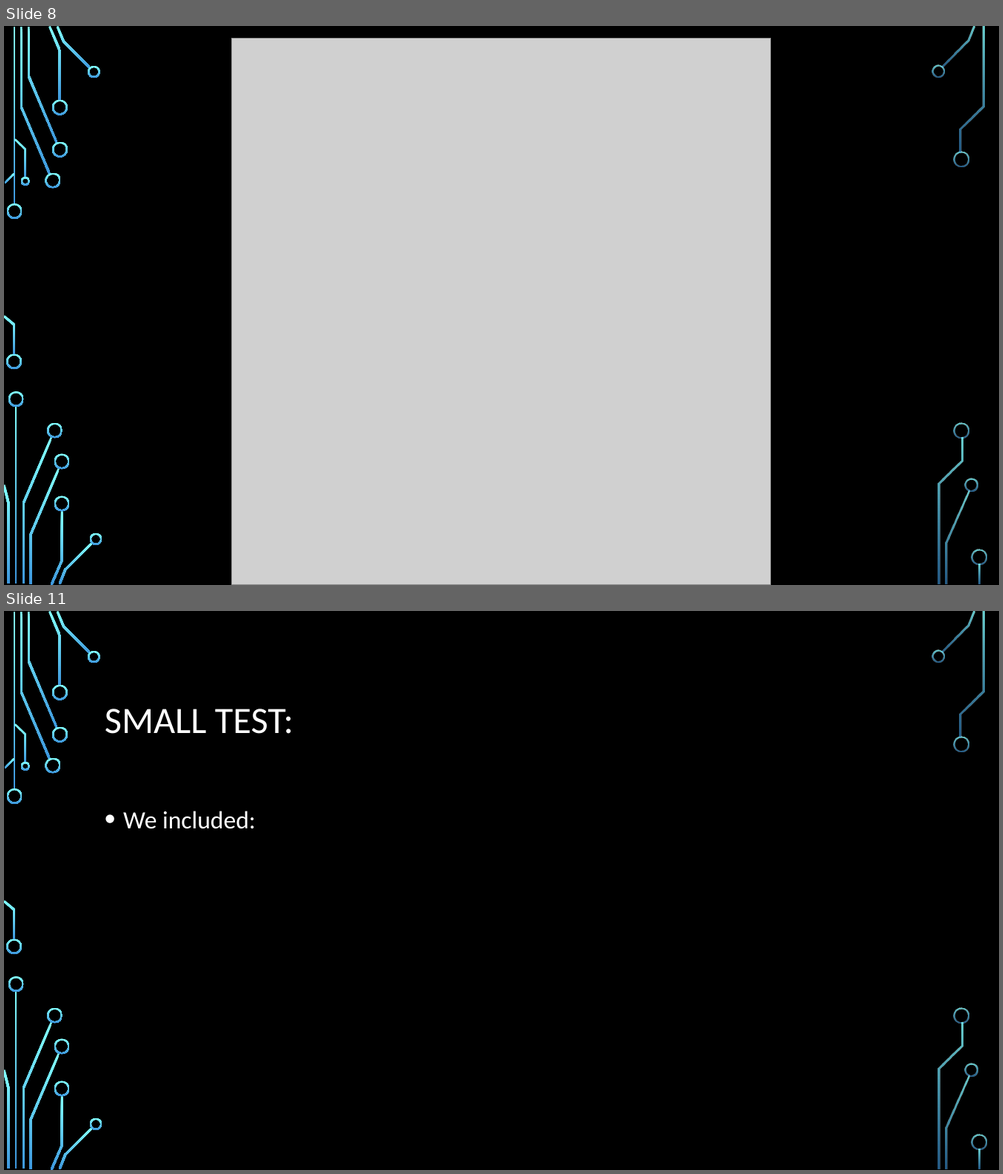
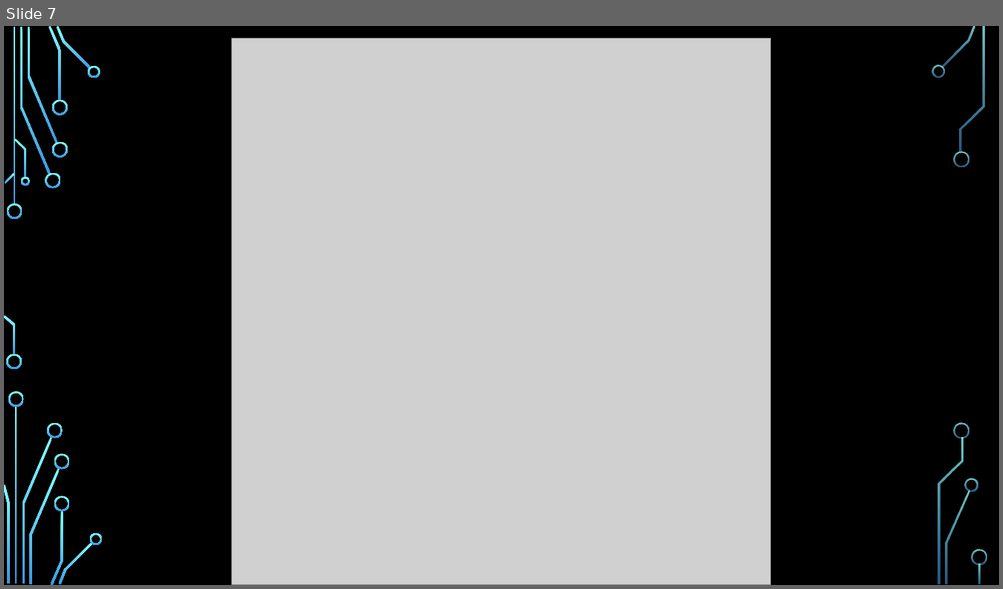
Before and after one commit to saleisha57/Bioinformatics_Final, a slide deck: Aleisha PowerPoint Edit.pptx. Shown one above the other, each under a label of ours: slides 8 and 11 before the commit, slide 7 after it; the slides between them are not shown. The pictures are 1003x1174 and 1003x589 pixels, drawn with LibreOffice and Linux fonts; fonts in the diff are those of the drawing; grey boxes stand for pictures; background and template pictures are left out. Boxes give left, top, right and bottom in pixels: in the first picture for what was removed or moved away, otherwise in the second. Text is boxed around its words. In the diff, an @@ line names an element or a change of style, - is before the commit and + after.

```diff
--- a/Aleisha PowerPoint Edit.pptx
+++ b/Aleisha PowerPoint Edit.pptx
@@ slide 11 removed at bbox=[4, 611, 999, 1170], background picture (left out); not listed: 36 template elements that a slide beside it also shows @@
@@ title removed at bbox=[105, 709, 293, 734] @@
-SMALL TEST:
@@ text removed at bbox=[123, 811, 256, 829] @@
-• We included:
@@ what was slide 8 is now slide 7 @@
```
Also in this commit, not shown: 9 slides changed, 13 slides added, 3 other slides removed, 1 other file.
